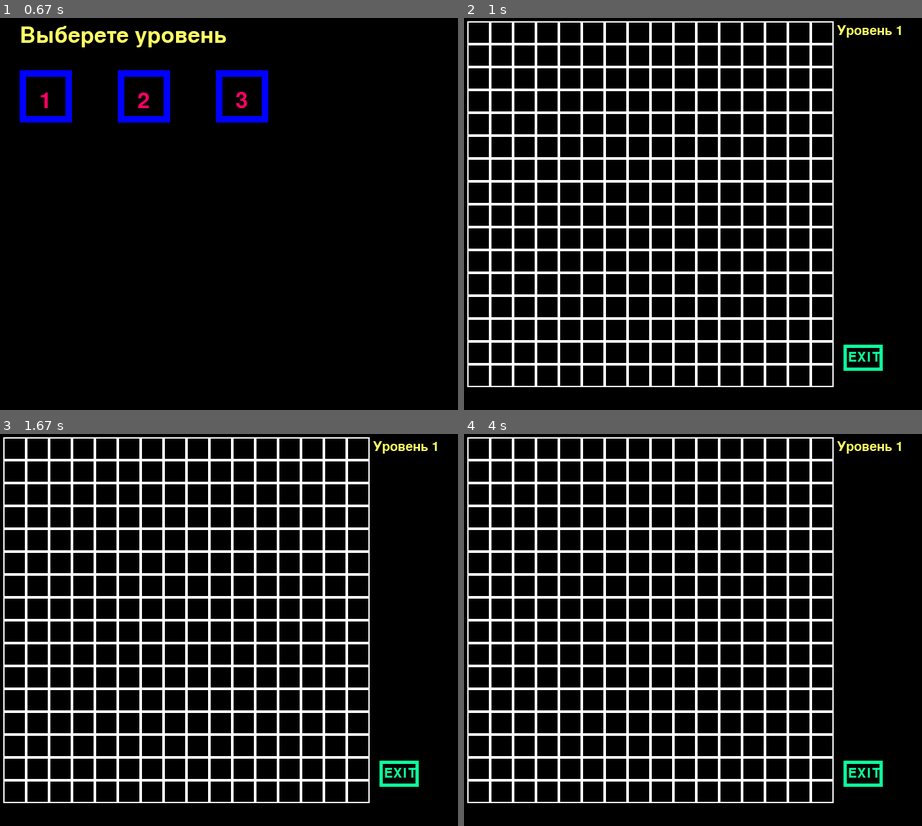
Above: before the commit, frames 1-4 (two rows, left to right).
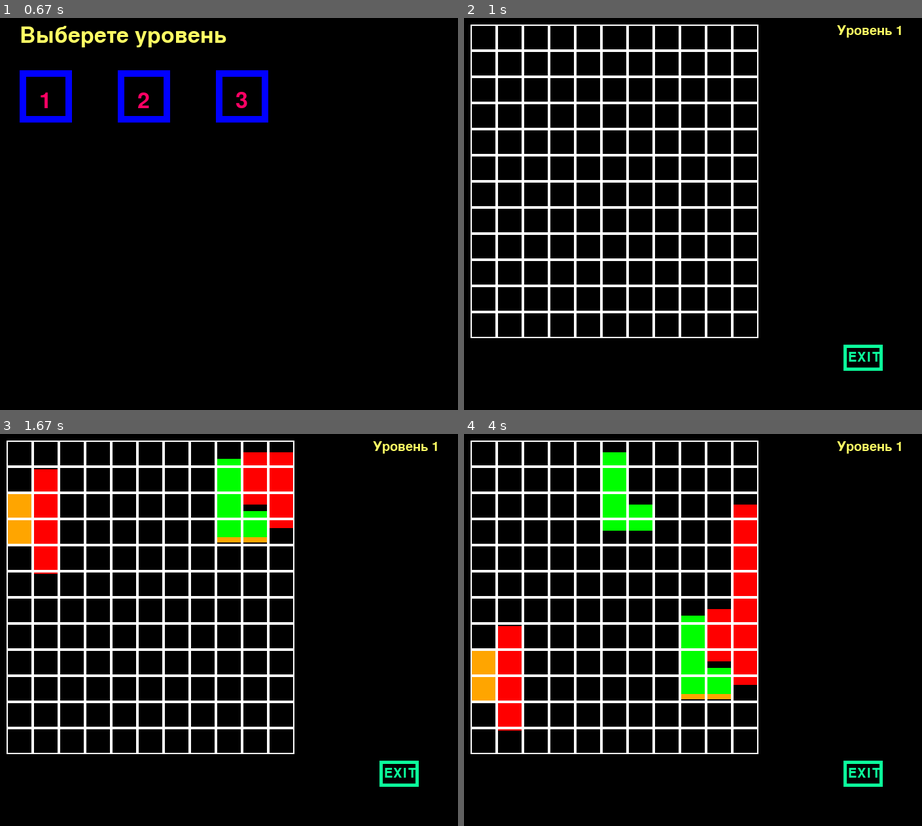
Above: after the commit, the same moments.

Repository: Natasha-rare/Pygame_project
Game: pygame game, started from Проект.py
Same seed, same stepped clock (60 frames per second), same inputs: the game is played once before the commit and once after it.
Inputs (mouse positions are in pixels of both pictures, inside the frame that each line leads up to):
- Up to frame 1 (0.67 s): tap 1 at 0.33 s
- Up to frame 2 (1 s): click (509, 96) at 0.72 s
- Up to frame 3 (1.67 s): hold 1 1-1.47 s; tap 1 at 1.5 s
- Up to frame 4 (4 s): tap 1 at 2.83 s; click (862, 767) at 3.22 s; click (509, 512) at 3.55 s; hold 1 from 3.83 s (still down); hold Right from 3.83 s (still down)

Frame 1 is identical in both runs. In frame 2, 22% of the frame differs, in the area x 0-81%, y 0-95%; in frame 3, 26%; in frame 4, 28%.

Commit message:
Работа с первым уровнем. Добавлены фигуры, которые появляются в рандомном месте поля при нажатии на 1. Фоигура останавливаются при пересечении с нижней границей, но наезжает на другую фигуру.

Diff:
--- a/Проект.py
+++ b/Проект.py
@@ -1,13 +1,16 @@
 import os
 import sys
 import pygame
+from random import choice
 
 pygame.init()
 pygame.key.set_repeat(200, 70)
-FPS = 50
+FPS = 60
 WIDTH = 700
 HEIGHT = 600
 STEP = 10
+
+colors = ['blue', 'red', 'green', 'yellow', 'orange']
 
 screen = pygame.display.set_mode((WIDTH, HEIGHT))
 clock = pygame.time.Clock()
@@ -45,7 +48,8 @@
 
     def update(self, *args):
         if args and args[0].type == pygame.MOUSEBUTTONDOWN and self.rect.collidepoint(args[0].pos):
-            run_level(self.number)
+            if self.number == 1:
+                first_run()
 
 
 def load_image(name, color_key=None):
@@ -109,6 +113,43 @@
         pygame.display.flip()
         clock.tick(FPS)
 
+class Figure(pygame.sprite.Sprite):
+    def __init__(self, x, y, n):
+        super().__init__(all_sprites)
+        # self.add(figures)
+        self.x = x
+        self.y = y
+        self.n = n
+        self.go = True
+        if n == 0:
+            self.image = pygame.Surface((80, 80))
+            self.rect = pygame.Rect(x, y, 80, 80)
+            pygame.draw.rect(self.image, pygame.Color(choice(colors)), (0, 0, 80, 80), 0)
+        elif n == 1:
+            self.image = pygame.Surface((40, 160))
+            self.rect = pygame.Rect(x, y, 40, 160)
+            pygame.draw.rect(self.image, pygame.Color(choice(colors)), (0, 0, 40, 160), 0)
+        elif n == 2:
+            self.image = pygame.Surface((80, 120))
+            self.rect = pygame.Rect(x, y, 80, 120)
+            pygame.draw.polygon(self.image, pygame.Color(choice(colors)), [(0, 0),
+                                                                           (40, 0), (40, 80), (80, 80),
+                                                                           (80, 120), (0, 120)], 0)
+
+    def update(self, flag, *args):
+        if (self.n == 0 and self.rect.y == 410) or \
+                (self.n == 1 and self.rect.y == 330) or \
+                (self.n == 2 and self.rect.y == 370):
+            self.go = False
+        if self.go:
+            if flag == 1:
+                self.rect.y += args[0]
+            else:
+                if args and args[0].type == key[pygame.K_RIGHT]:
+                    self.rect.x += 40
+
+
+
 class Board:
     # создание поля
     def __init__(self, width, height):
@@ -116,9 +157,9 @@
         self.height = height
         self.board = [[0] * width for _ in range(height)]
         # значения по умолчанию
-        self.left = 5
-        self.top = 5
-        self.cell_size = 35
+        self.left = 10
+        self.top = 10
+        self.cell_size = 40
 
     # настройка внешнего вида
     def set_view(self, left, top, cell_size):
@@ -148,25 +189,60 @@
         clock.tick(FPS)
 
 
-def run_level(level):
-    screen.fill((0, 0, 0))
+#def run_level(level):
+    #screen.fill((0, 0, 0))
+    #board.render(screen)
+    #font = pygame.font.Font(None, 30)
+    #text = font.render(f'Уровень {level}', 1, (255, 255, 100))
+    #screen.blit(text, (570, 10))
+    #exit_btn.draw(screen)
+    #while True:
+    #    for event in pygame.event.get():
+    #        if event.type == pygame.QUIT:
+    #            terminate()
+    #        if event.type == pygame.MOUSEBUTTONDOWN:
+    #            exit_btn.update(event)
+    #    if level == 1:
+    #       first_run()
+    #    pygame.display.flip()
+    #    clock.tick(FPS)
+
+
+v = 100
+f = 0
+# первый уровень
+def first_run():
     board.render(screen)
-    font = pygame.font.Font(None, 30)
-    text = font.render(f'Уровень {level}', 1, (255, 255, 100))
-    screen.blit(text, (570, 10))
-    exit_btn.draw(screen)
+    global key, f
     while True:
+        key = pygame.key.get_pressed()
         for event in pygame.event.get():
             if event.type == pygame.QUIT:
                 terminate()
             if event.type == pygame.MOUSEBUTTONDOWN:
                 exit_btn.update(event)
+            if event.type == pygame.KEYDOWN:
+                figures.update(0, event)
+            if event.type == pygame.KEYDOWN and event.key == pygame.K_1:
+                figures.add(Figure(10 + f * 40, 10, f % 3))
+                all_sprites.add(Figure(10 + f * 40, 10, f % 3))
+                f = choice(range(11))
+        screen.fill((0, 0, 0))
+        font = pygame.font.Font(None, 30)
+        text = font.render(f'Уровень 1', 1, (255, 255, 100))
+        screen.blit(text, (570, 10))
+        exit_btn.draw(screen)
+        figures.draw(screen)
+        y = v / FPS
+        figures.update(1, y)
+        board.render(screen)
         pygame.display.flip()
         clock.tick(FPS)
 
 
 all_sprites = pygame.sprite.Group()
 levels = pygame.sprite.Group()
+figures = pygame.sprite.Group()
 exit_btn = pygame.sprite.Group()
 level1 = Level(30, 80, 1)
 level2 = Level(180, 80, 2)
@@ -180,7 +256,7 @@
 levels.add(level2)
 all_sprites.add(level3)
 levels.add(level3)
-board = Board(16, 16)
+board = Board(11, 12)
 pygame.mixer.music.load('fon.mp3')
 pygame.mixer.music.play()
 running = True
